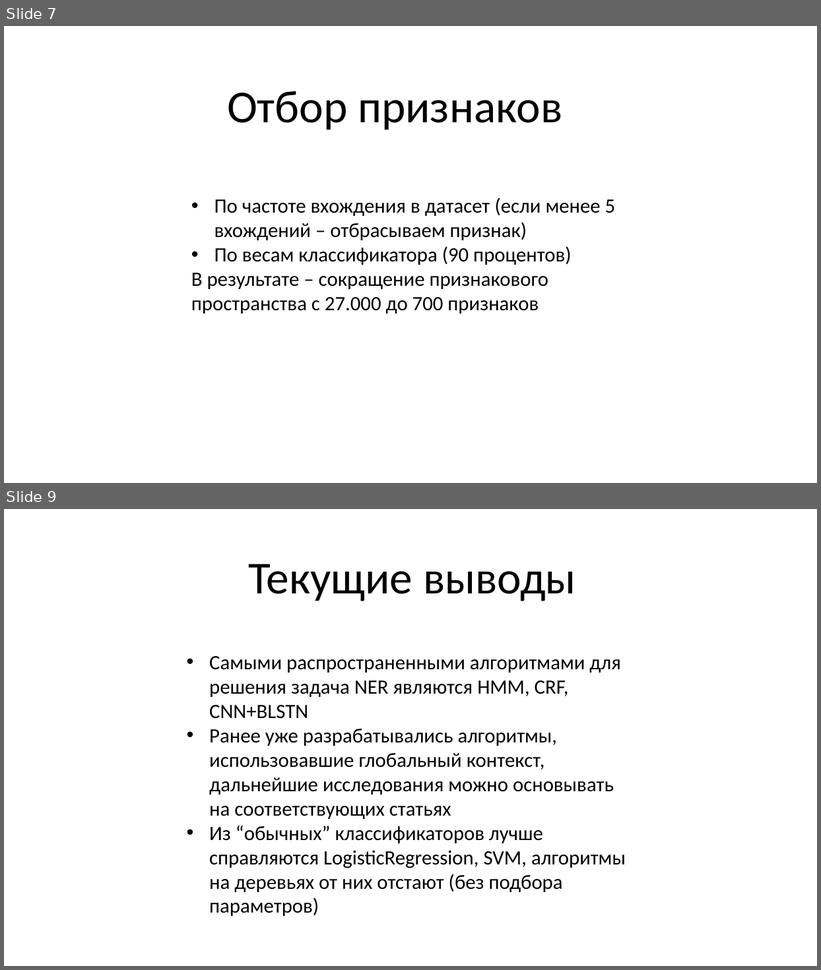
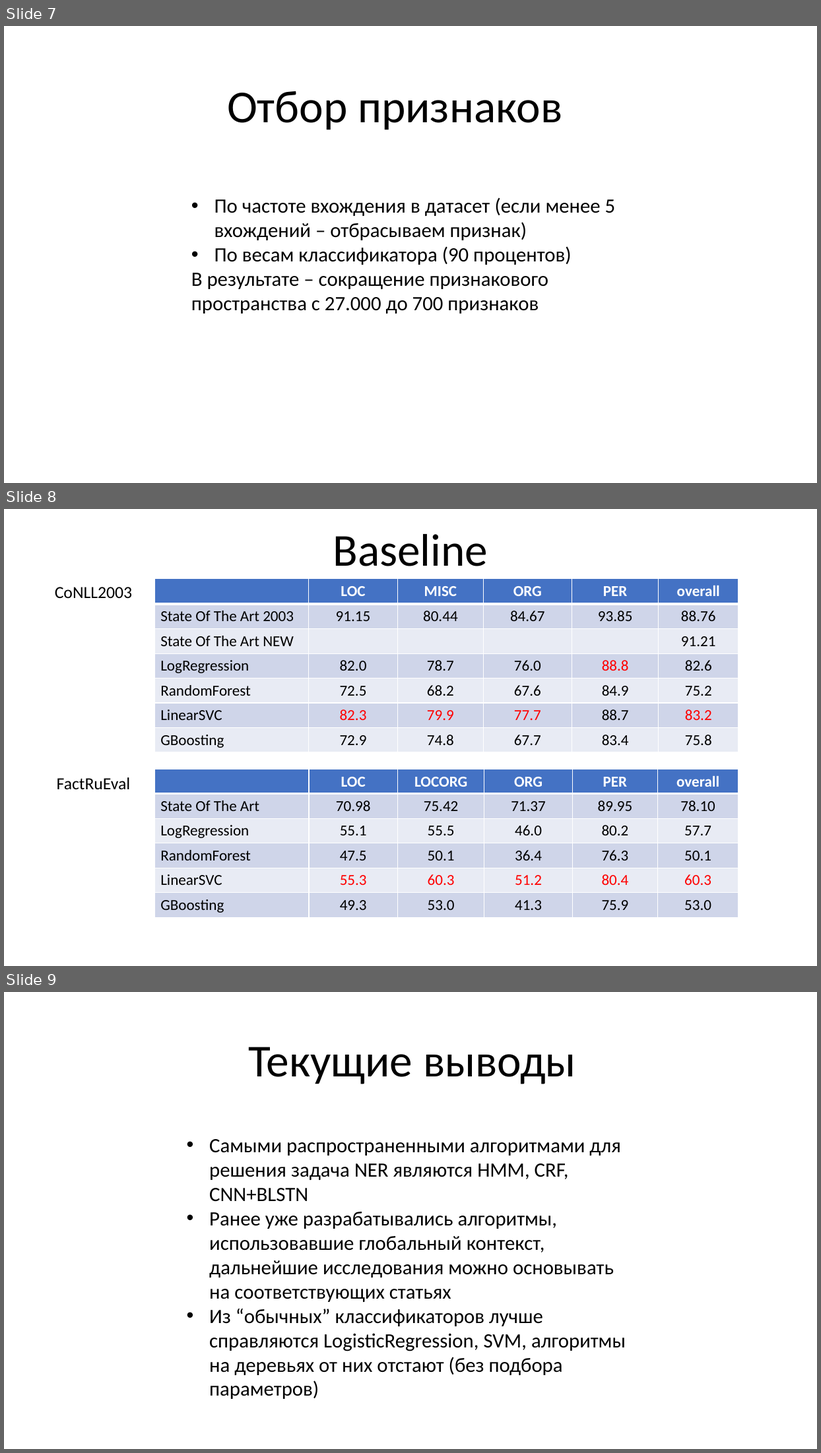
Before and after one commit to lazuka13/named_entity_recognition, a slide deck: control/First Control.pptx. Shown one above the other, each under a label of ours: slides 7 and 9 before the commit, slides 7, 8 and 9 after it; the slides between them are not shown. The pictures are 821x970 and 821x1453 pixels, drawn with LibreOffice and Linux fonts; fonts in the diff are those of the drawing. Boxes give left, top, right and bottom in pixels: in the first picture for what was removed or moved away, otherwise in the second. Text is boxed around its words. In the diff, an @@ line names an element or a change of style, - is before the commit and + after.

```diff
--- a/control/First Control.pptx
+++ b/control/First Control.pptx
@@ slide 8 added at (4, 509, 817, 966), background #FFFFFF @@
@@ text added at (333, 534, 488, 566), 54 pt, text #000000 @@
+Baseline
@@ text added at (55, 587, 132, 598), 20 pt, text #000000 @@
+CoNLL2003
@@ table added at (154, 578, 739, 753), 7 rows, 6 columns @@
+ | LOC | MISC | ORG | PER | overall
+State Of The Art 2003 | 91.15 | 80.44 | 84.67 | 93.85 | 88.76
+State Of The Art NEW |  |  |  |  | 91.21
+LogRegression | 82.0 | 78.7 | 76.0 | 88.8 | 82.6
+RandomForest | 72.5 | 68.2 | 67.6 | 84.9 | 75.2
+LinearSVC | 82.3 | 79.9 | 77.7 | 88.7 | 83.2
+GBoosting | 72.9 | 74.8 | 67.7 | 83.4 | 75.8
@@ text added at (57, 778, 131, 790), 20 pt, text #000000 @@
+FactRuEval
@@ table added at (154, 770, 739, 918), 6 rows, 6 columns @@
+ | LOC | LOCORG | ORG | PER | overall
+State Of The Art | 70.98 | 75.42 | 71.37 | 89.95 | 78.10
+LogRegression | 55.1 | 55.5 | 46.0 | 80.2 | 57.7
+RandomForest | 47.5 | 50.1 | 36.4 | 76.3 | 50.1
+LinearSVC | 55.3 | 60.3 | 51.2 | 80.4 | 60.3
+GBoosting | 49.3 | 53.0 | 41.3 | 75.9 | 53.0
```
Also in this commit, not shown: 1 slide removed, 7 other files.
